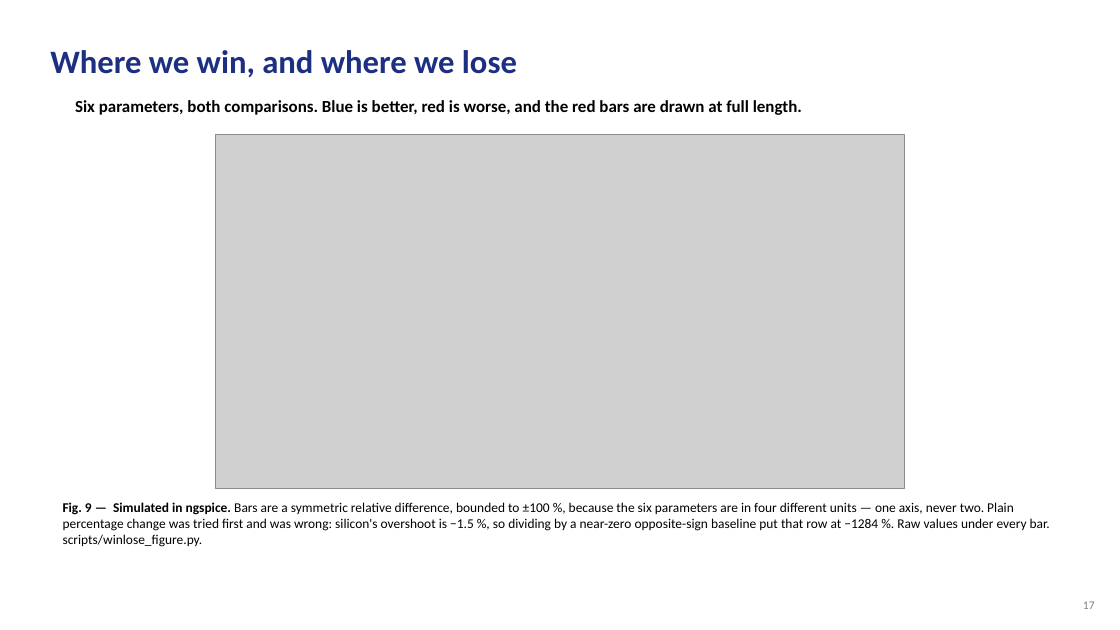
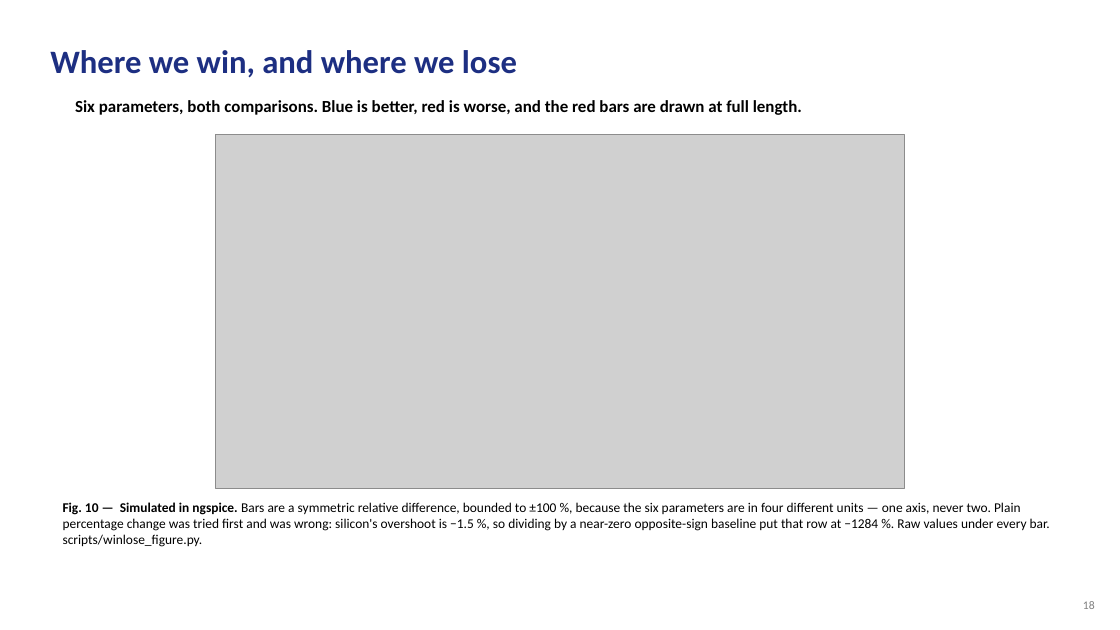
Before and after one commit to Amritha902/gan-driver, a slide deck: slide 18 of review/GaN_Review2_BACKUP.pptx (slide 17 before the commit). Drawn at 1120x630 pixels with LibreOffice and Linux fonts; fonts in the diff are those of the drawing; grey boxes stand for pictures. Boxes give left, top, right and bottom in pixels: in the first picture for what was removed or moved away, otherwise in the second. Text is boxed around its words. In the diff, an @@ line names an element or a change of style, - is before the commit and + after.

```diff
--- a/review/GaN_Review2_BACKUP.pptx
+++ b/review/GaN_Review2_BACKUP.pptx
@@ text at (63, 502, 1050, 547): text changed @@
-Fig. 9 — Simulated in ngspice. Bars are a symmetric relative difference, bounded to ±100 %, because the six parameters are in four different units — one axis, never two. Plain percentage change was tried first and was wrong: silicon's overshoot is −1.5 %, so dividing by a near-zero opposite-sign baseline put that row at −1284 %. Raw values under every bar. scripts/winlose_figure.py.
+Fig. 10 — Simulated in ngspice. Bars are a symmetric relative difference, bounded to ±100 %, because the six parameters are in four different units — one axis, never two. Plain percentage change was tried first and was wrong: silicon's overshoot is −1.5 %, so dividing by a near-zero opposite-sign baseline put that row at −1284 %. Raw values under every bar. scripts/winlose_figure.py.
@@ text at (1083, 601, 1095, 609): text changed @@
-17
+18
```
Also in this commit, not shown: 61 other slides changed, 1 slide added, 8 other files.
